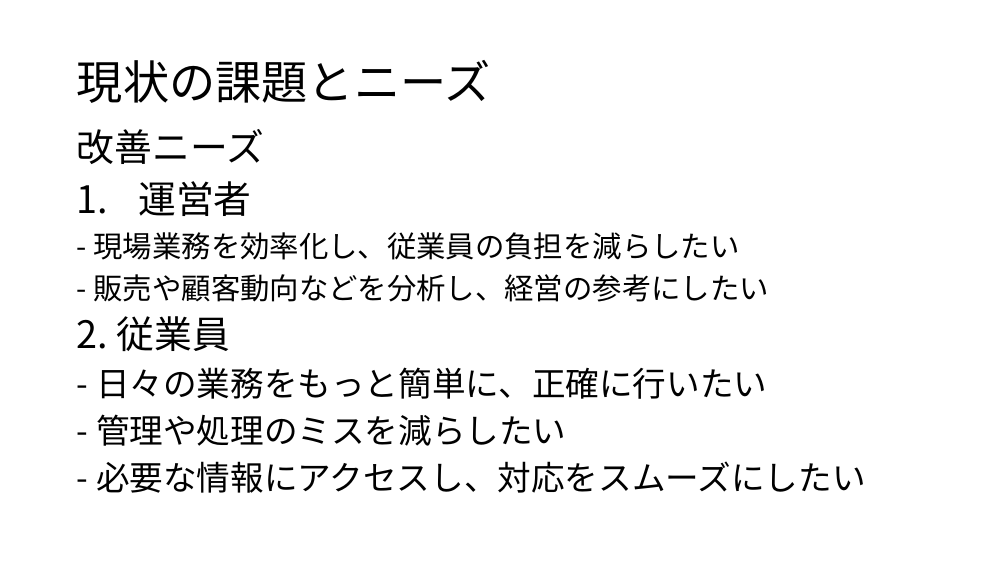
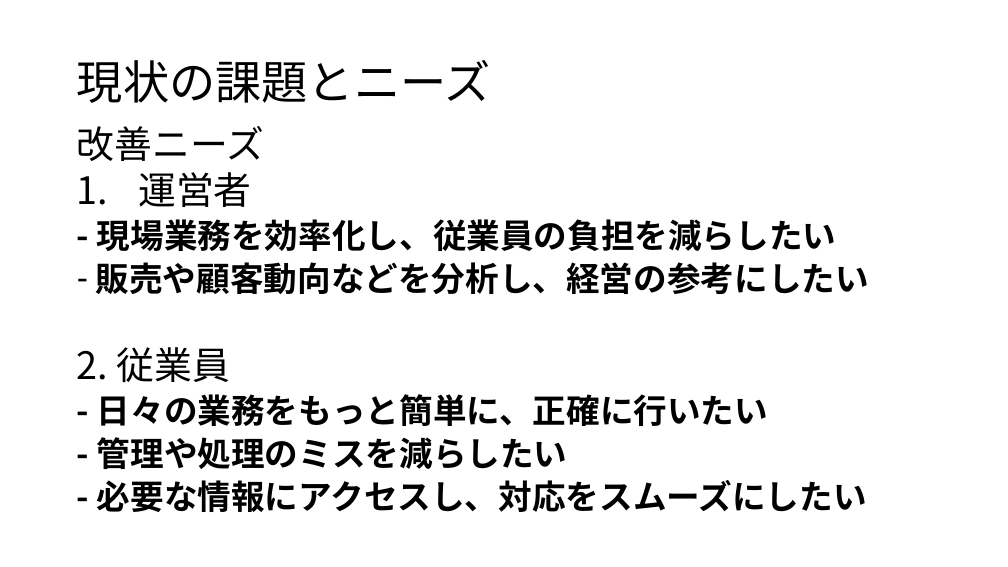
Before and after one commit to ASK-STEM-official/20_Jakunen_Demo, a slide deck: slide 3 of docs/業務用IT_プレゼン.pptx (slide 4 before the commit). Drawn at 1008x567 pixels with LibreOffice and Linux fonts; fonts in the diff are those of the drawing. Boxes give left, top, right and bottom in pixels: in the first picture for what was removed or moved away, otherwise in the second. Text is boxed around its words. In the diff, an @@ line names an element or a change of style, - is before the commit and + after.

```diff
--- a/docs/業務用IT_プレゼン.pptx
+++ b/docs/業務用IT_プレゼン.pptx
@@ text at [77,126,867,512]: size 28 to 32 pt in "- 現場業務を効率化し、従業員の負担を減らしたい"; bold on in "- 現場業務を効率化し、従業員の負担を減らしたい", "- 日々の業務をもっと簡単に、正確に行いたい", "- 管理や処理のミスを減らしたい", "- 必要な情報にアクセスし、対応をスムーズにしたい"; line spacing 0.9 to 0.8 @@
@@ text at [96,262,869,294]: text changed; size 28 to 32 pt; bold on @@
-- 販売や顧客動向などを分析し、経営の参考にしたい
+– 販売や顧客動向などを分析し、経営の参考にしたい
```
Also in this commit, not shown: 6 other slides changed, 1 slide removed, 1 other file.
